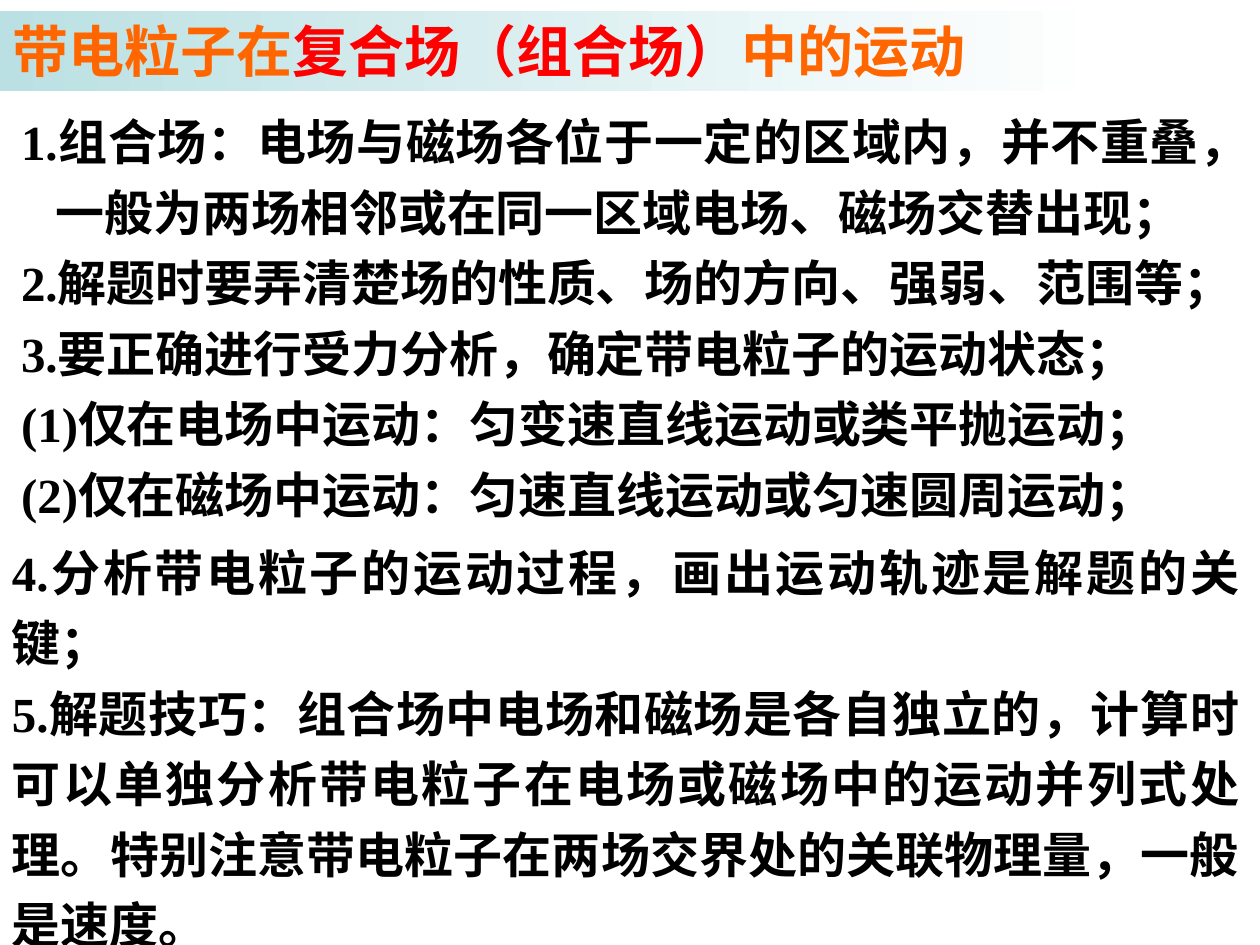
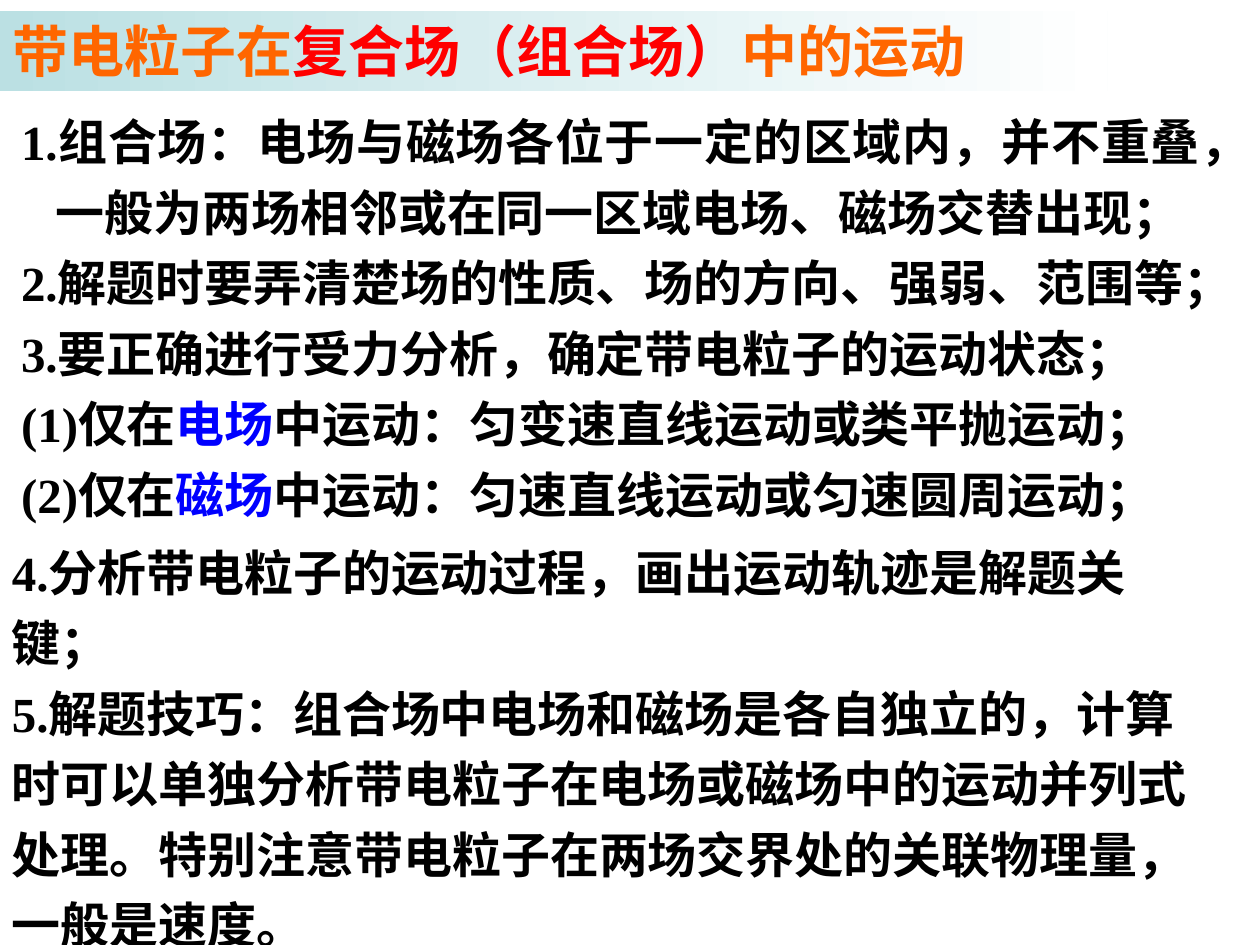
Before and after one commit to saddestboy/wuli2, a slide deck: slide 39 of 3.6 带电粒子在匀强磁场中的运动/3.6b 带电粒子在匀强磁场中的运动 （习题课）.ppt (slide 37 before the commit). Drawn at 1260x945 pixels with LibreOffice and Linux fonts; fonts in the diff are those of the drawing. Boxes give left, top, right and bottom in pixels: in the first picture for what was removed or moved away, otherwise in the second. Text is boxed around its words. In the diff, an @@ line names an element or a change of style, - is before the commit and + after.

```diff
--- a/3.6 带电粒子在匀强磁场中的运动/3.6b 带电粒子在匀强磁场中的运动 （习题课）.ppt
+++ b/3.6 带电粒子在匀强磁场中的运动/3.6b 带电粒子在匀强磁场中的运动 （习题课）.ppt
@@ text at (x1=21, y1=404, x2=1155, y2=523): font Times New Roman to Noto Sans CJK SC, text colour #000000 to #0000FF in "(1)仅在电场中运动：匀变速直线运动或类平抛运动；", "(2)仅在磁场中运动：匀速直线运动或匀速圆周运动；" @@
@@ text at (x1=12, y1=552, x2=1125, y2=670): text changed @@
-4.分析带电粒子的运动过程，画出运动轨迹是解题的关键；
+4.分析带电粒子的运动过程，画出运动轨迹是解题关键；
@@ text at (x1=12, y1=694, x2=1186, y2=880): alignment justified to left @@
```
Also in this commit, not shown: 16 other slides changed, 4 slides added, 1 slide removed.
